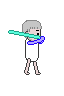
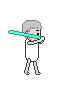
Comparing the layer stacks of the two (64, 96) images. Changes:
added layer "그룹 2 복사 2" above "그룹 2" over [27, 36, 45, 45]
added group "그룹 2" with 2 layers above "레이어 58" over [27, 36, 45, 45]
moved "레이어 60" into group "그룹 2" over [27, 36, 45, 45]
moved "레이어 59" into group "그룹 2" over [39, 37, 44, 44]
